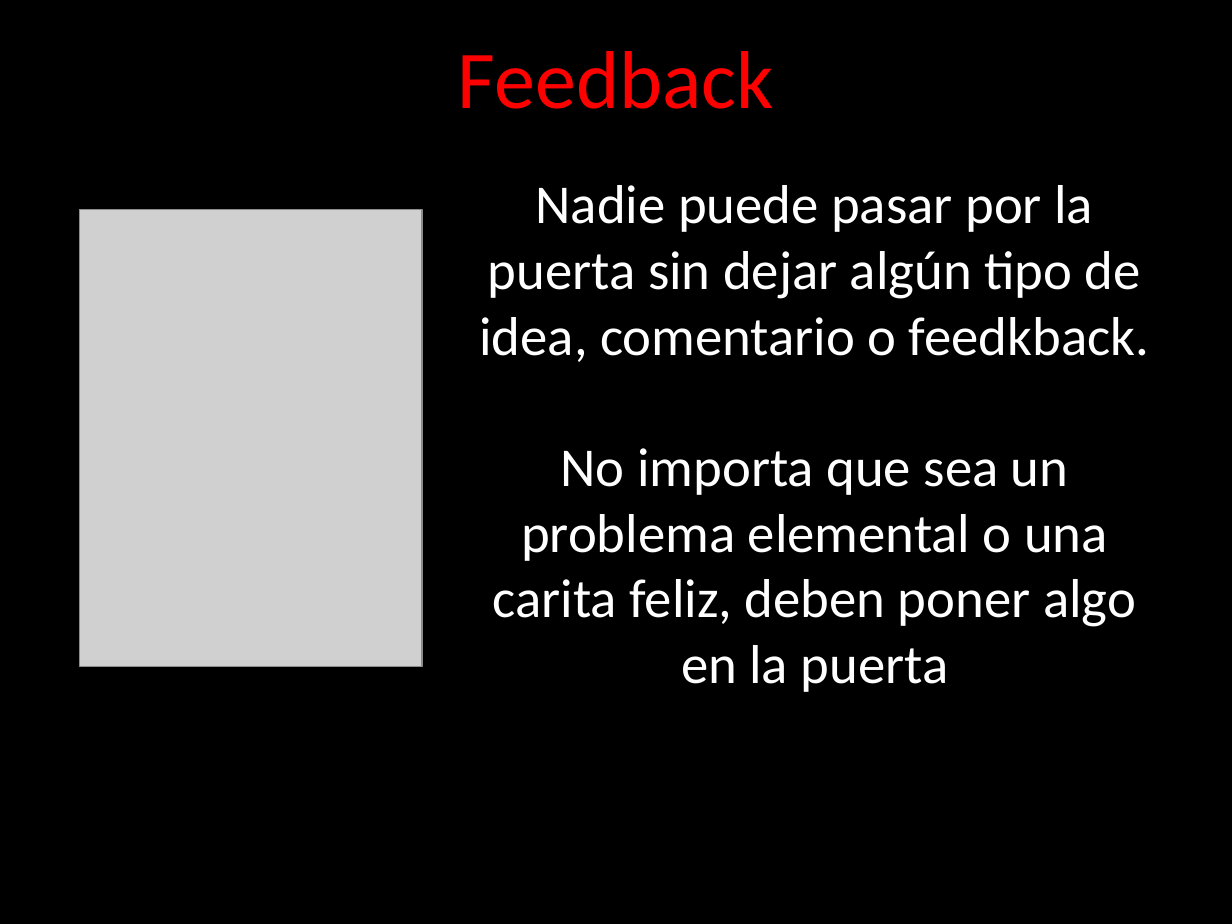
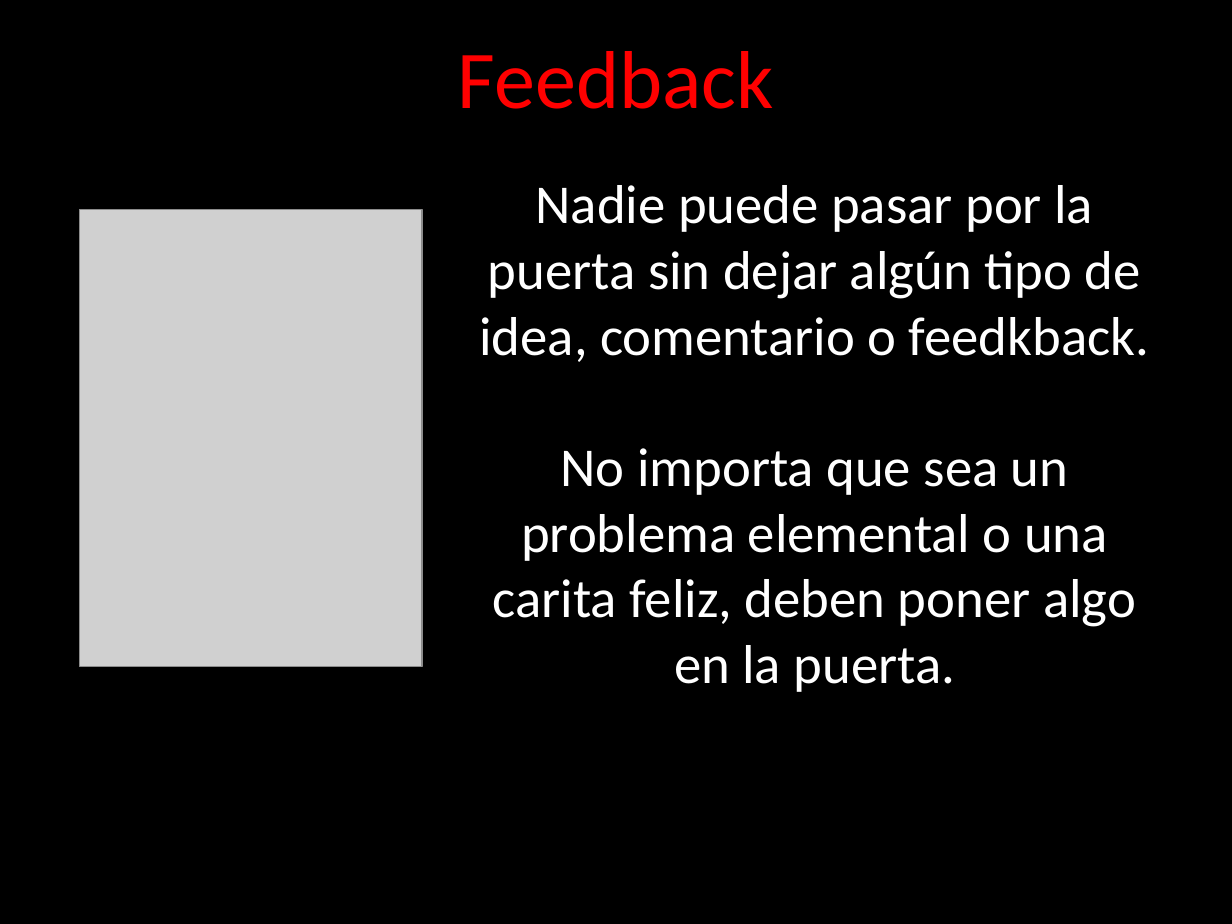
Before and after one commit to angelnunezsalazar/Refactoring-Golf, a slide deck: slide 11 of ppt/Diapositivas.pptx. Drawn at 1232x924 pixels with LibreOffice and Linux fonts; fonts in the diff are those of the drawing; grey boxes stand for pictures; background and template pictures are left out. Boxes give left, top, right and bottom in pixels: in the first picture for what was removed or moved away, otherwise in the second. Text is boxed around its words. In the diff, an @@ line names an element or a change of style, - is before the commit and + after.

```diff
--- a/ppt/Diapositivas.pptx
+++ b/ppt/Diapositivas.pptx
@@ text at (493, 448, 1136, 692): text changed @@
-No importa que sea un problema elemental o una carita feliz, deben poner algo en la puerta
+No importa que sea un problema elemental o una carita feliz, deben poner algo en la puerta.
```
Also in this commit, not shown: 6 other slides changed, 52 other files.
